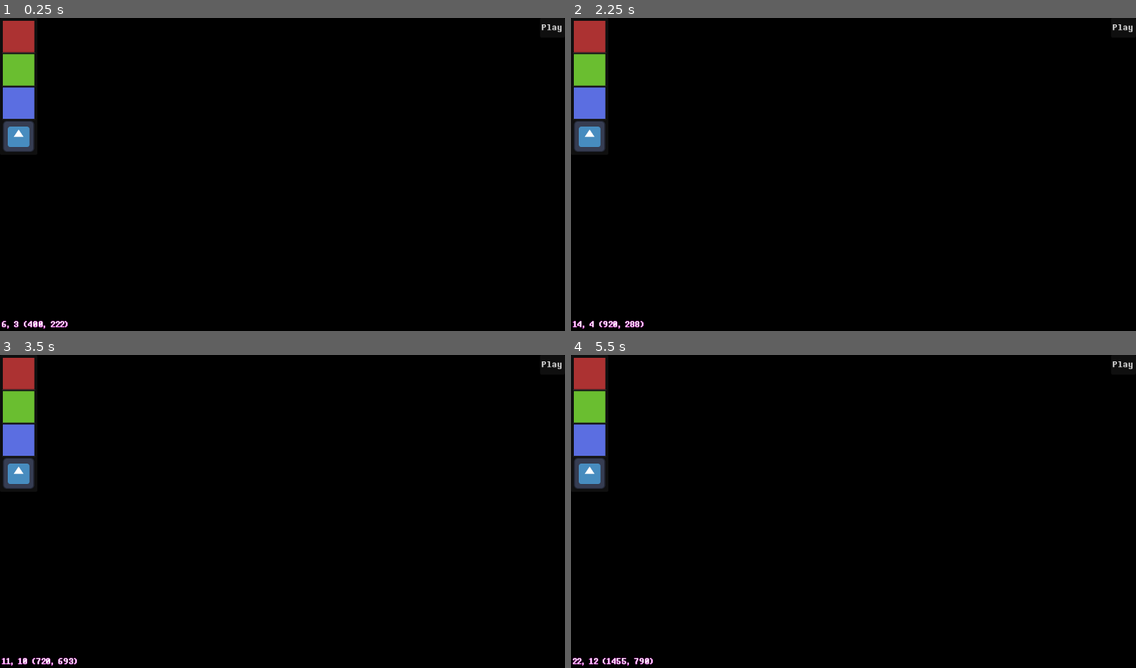
Above: before the commit, frames 1-4 (two rows, left to right).
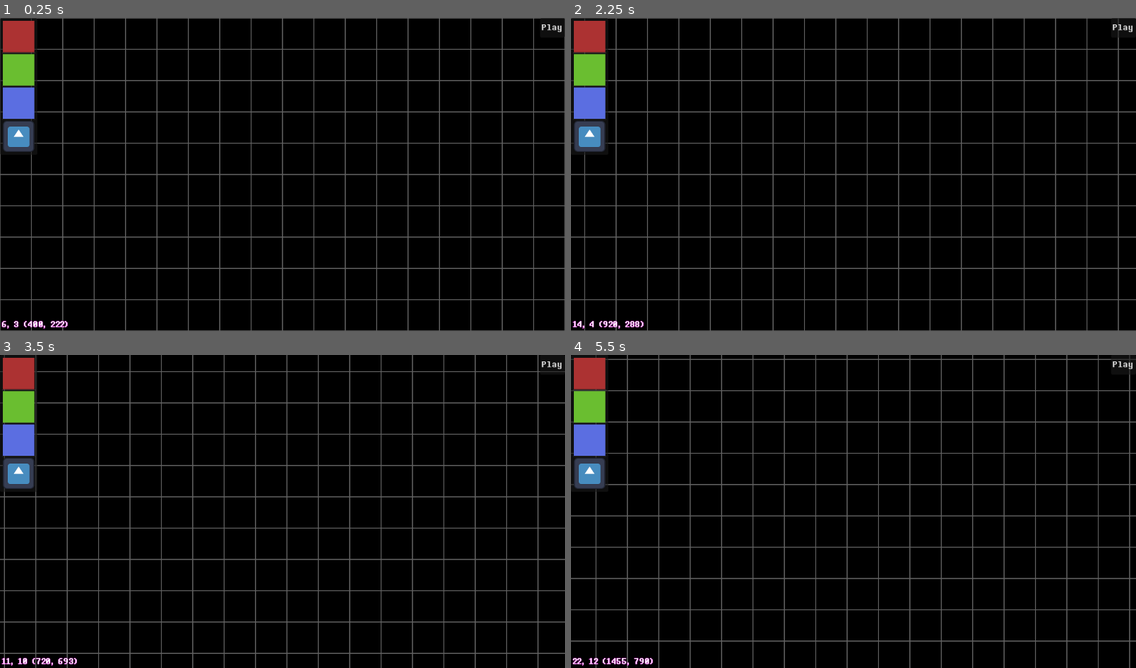
Above: after the commit, the same moments.

Repository: LunarTides/nutdealer
Game: Godot game, scene res://scenes/ui/creator/creator_dark_world_ui.tscn
Two runs of this game, one before a commit and one after it. Both use one fixed random seed, a clock stepped at 60 frames per second and the inputs below. The engine's default icon, where the game draws it, is replaced by a stand-in: a white triangle on a blue panel in a dark square.
Inputs (mouse positions are in pixels of both pictures, inside the frame that each line leads up to):
- Up to frame 1 (0.25 s): no input
- Up to frame 2 (2.25 s): click "Play" at 0.5 s; click "Play" at 1.25 s; tap Enter at 2 s; move the mouse to (977, 158) at 2.02 s; hold D (editor_pan_right) from 2.03 s (still down); tap Z (interact) at 2.1 s; click (977, 158) at 2.17 s
- Up to frame 3 (3.5 s): move the mouse to (169, 527) at 2.77 s; release D (editor_pan_right) at 2.78 s; hold S (editor_pan_down) from 2.78 s (still down); tap Z (interact) at 2.85 s; click (169, 527) at 2.92 s
- Up to frame 4 (5.5 s): move the mouse to (910, 442) at 3.52 s; release S (editor_pan_down) at 3.53 s; hold D (editor_pan_right) 3.53-4.28 s; tap Z (interact) at 3.6, 4.35, 5.1 s; click (910, 442) at 3.67 s; move the mouse to (825, 574) at 4.27 s; hold Shift (editor_pan_speed_up) 4.28-5.03 s; click (825, 574) at 4.42 s; tap Space at 5 s; move the mouse to (1023, 558) at 5.02 s; hold A (editor_pan_left) from 5.03 s (still down); click (1023, 558) at 5.17 s

The runs differ from the first frame. In frame 1, 7.3% of the frame differs, in the area x 0-100%, y 0-100%; in frame 2, 7.3%; in frame 3, 7.2%; in frame 4, 7.7%.

Commit message:
Fix grid hint not showing after background change

Diff:
--- a/assets/sprites/creator/tile.svg
+++ /dev/null
@@ -1,7 +0,0 @@
-<?xml version="1.0" encoding="UTF-8" ?>
-<svg version="1.1" width="64" height="64" xmlns="http://www.w3.org/2000/svg" shape-rendering="crispEdges">
-<rect x="0" y="0" width="64" height="1" fill="#000000" />
-<rect x="0" y="1" width="1" height="63" fill="#000000" />
-<rect x="63" y="1" width="1" height="63" fill="#000000" />
-<rect x="1" y="63" width="62" height="1" fill="#000000" />
-</svg>
--- a/assets/sprites/creator/tile_bg.svg
+++ /dev/null
@@ -1,203 +0,0 @@
-<?xml version="1.0" encoding="UTF-8" ?>
-<svg version="1.1" width="1152" height="640" xmlns="http://www.w3.org/2000/svg" shape-rendering="crispEdges">
-<rect x="0" y="0" width="1152" height="1" fill="#000000" />
-<rect x="0" y="1" width="1" height="639" fill="#000000" />
-<rect x="63" y="1" width="2" height="639" fill="#000000" />
-<rect x="127" y="1" width="2" height="639" fill="#000000" />
-<rect x="191" y="1" width="2" height="639" fill="#000000" />
-<rect x="255" y="1" width="2" height="639" fill="#000000" />
-<rect x="319" y="1" width="2" height="639" fill="#000000" />
-<rect x="383" y="1" width="2" height="639" fill="#000000" />
-<rect x="447" y="1" width="2" height="639" fill="#000000" />
-<rect x="511" y="1" width="2" height="639" fill="#000000" />
-<rect x="575" y="1" width="2" height="639" fill="#000000" />
-<rect x="639" y="1" width="2" height="639" fill="#000000" />
-<rect x="703" y="1" width="2" height="639" fill="#000000" />
-<rect x="767" y="1" width="2" height="639" fill="#000000" />
-<rect x="831" y="1" width="2" height="639" fill="#000000" />
-<rect x="895" y="1" width="2" height="639" fill="#000000" />
-<rect x="959" y="1" width="2" height="639" fill="#000000" />
-<rect x="1023" y="1" width="2" height="639" fill="#000000" />
-<rect x="1087" y="1" width="2" height="639" fill="#000000" />
-<rect x="1151" y="1" width="1" height="639" fill="#000000" />
-<rect x="1" y="63" width="62" height="2" fill="#000000" />
-<rect x="65" y="63" width="62" height="2" fill="#000000" />
-<rect x="129" y="63" width="62" height="2" fill="#000000" />
-<rect x="193" y="63" width="62" height="2" fill="#000000" />
-<rect x="257" y="63" width="62" height="2" fill="#000000" />
-<rect x="321" y="63" width="62" height="2" fill="#000000" />
-<rect x="385" y="63" width="62" height="2" fill="#000000" />
-<rect x="449" y="63" width="62" height="2" fill="#000000" />
-<rect x="513" y="63" width="62" height="2" fill="#000000" />
-<rect x="577" y="63" width="62" height="2" fill="#000000" />
-<rect x="641" y="63" width="62" height="2" fill="#000000" />
-<rect x="705" y="63" width="62" height="2" fill="#000000" />
-<rect x="769" y="63" width="62" height="2" fill="#000000" />
-<rect x="833" y="63" width="62" height="2" fill="#000000" />
-<rect x="897" y="63" width="62" height="2" fill="#000000" />
-<rect x="961" y="63" width="62" height="2" fill="#000000" />
-<rect x="1025" y="63" width="62" height="2" fill="#000000" />
-<rect x="1089" y="63" width="62" height="2" fill="#000000" />
-<rect x="1" y="127" width="62" height="2" fill="#000000" />
-<rect x="65" y="127" width="62" height="2" fill="#000000" />
-<rect x="129" y="127" width="62" height="2" fill="#000000" />
-<rect x="193" y="127" width="62" height="2" fill="#000000" />
-<rect x="257" y="127" width="62" height="2" fill="#000000" />
-<rect x="321" y="127" width="62" height="2" fill="#000000" />
-<rect x="385" y="127" width="62" height="2" fill="#000000" />
-<rect x="449" y="127" width="62" height="2" fill="#000000" />
-<rect x="513" y="127" width="62" height="2" fill="#000000" />
-<rect x="577" y="127" width="62" height="2" fill="#000000" />
-<rect x="641" y="127" width="62" height="2" fill="#000000" />
-<rect x="705" y="127" width="62" height="2" fill="#000000" />
-<rect x="769" y="127" width="62" height="2" fill="#000000" />
-<rect x="833" y="127" width="62" height="2" fill="#000000" />
-<rect x="897" y="127" width="62" height="2" fill="#000000" />
-<rect x="961" y="127" width="62" height="2" fill="#000000" />
-<rect x="1025" y="127" width="62" height="2" fill="#000000" />
-<rect x="1089" y="127" width="62" height="2" fill="#000000" />
-<rect x="1" y="191" width="62" height="2" fill="#000000" />
-<rect x="65" y="191" width="62" height="2" fill="#000000" />
-<rect x="129" y="191" width="62" height="2" fill="#000000" />
-<rect x="193" y="191" width="62" height="2" fill="#000000" />
-<rect x="257" y="191" width="62" height="2" fill="#000000" />
-<rect x="321" y="191" width="62" height="2" fill="#000000" />
-<rect x="385" y="191" width="62" height="2" fill="#000000" />
-<rect x="449" y="191" width="62" height="2" fill="#000000" />
-<rect x="513" y="191" width="62" height="2" fill="#000000" />
-<rect x="577" y="191" width="62" height="2" fill="#000000" />
-<rect x="641" y="191" width="62" height="2" fill="#000000" />
-<rect x="705" y="191" width="62" height="2" fill="#000000" />
-<rect x="769" y="191" width="62" height="2" fill="#000000" />
-<rect x="833" y="191" width="62" height="2" fill="#000000" />
-<rect x="897" y="191" width="62" height="2" fill="#000000" />
-<rect x="961" y="191" width="62" height="2" fill="#000000" />
-<rect x="1025" y="191" width="62" height="2" fill="#000000" />
-<rect x="1089" y="191" width="62" height="2" fill="#000000" />
-<rect x="1" y="255" width="62" height="2" fill="#000000" />
-<rect x="65" y="255" width="62" height="2" fill="#000000" />
-<rect x="129" y="255" width="62" height="2" fill="#000000" />
-<rect x="193" y="255" width="62" height="2" fill="#000000" />
-<rect x="257" y="255" width="62" height="2" fill="#000000" />
-<rect x="321" y="255" width="62" height="2" fill="#000000" />
-<rect x="385" y="255" width="62" height="2" fill="#000000" />
-<rect x="449" y="255" width="62" height="2" fill="#000000" />
-<rect x="513" y="255" width="62" height="2" fill="#000000" />
-<rect x="577" y="255" width="62" height="2" fill="#000000" />
-<rect x="641" y="255" width="62" height="2" fill="#000000" />
-<rect x="705" y="255" width="62" height="2" fill="#000000" />
-<rect x="769" y="255" width="62" height="2" fill="#000000" />
-<rect x="833" y="255" width="62" height="2" fill="#000000" />
-<rect x="897" y="255" width="62" height="2" fill="#000000" />
-<rect x="961" y="255" width="62" height="2" fill="#000000" />
-<rect x="1025" y="255" width="62" height="2" fill="#000000" />
-<rect x="1089" y="255" width="62" height="2" fill="#000000" />
-<rect x="1" y="319" width="62" height="2" fill="#000000" />
-<rect x="65" y="319" width="62" height="2" fill="#000000" />
-<rect x="129" y="319" width="62" height="2" fill="#000000" />
-<rect x="193" y="319" width="62" height="2" fill="#000000" />
-<rect x="257" y="319" width="62" height="2" fill="#000000" />
-<rect x="321" y="319" width="62" height="2" fill="#000000" />
-<rect x="385" y="319" width="62" height="2" fill="#000000" />
-<rect x="449" y="319" width="62" height="2" fill="#000000" />
-<rect x="513" y="319" width="62" height="2" fill="#000000" />
-<rect x="577" y="319" width="62" height="2" fill="#000000" />
-<rect x="641" y="319" width="62" height="2" fill="#000000" />
-<rect x="705" y="319" width="62" height="2" fill="#000000" />
-<rect x="769" y="319" width="62" height="2" fill="#000000" />
-<rect x="833" y="319" width="62" height="2" fill="#000000" />
-<rect x="897" y="319" width="62" height="2" fill="#000000" />
-<rect x="961" y="319" width="62" height="2" fill="#000000" />
-<rect x="1025" y="319" width="62" height="2" fill="#000000" />
-<rect x="1089" y="319" width="62" height="2" fill="#000000" />
-<rect x="1" y="383" width="62" height="2" fill="#000000" />
-<rect x="65" y="383" width="62" height="2" fill="#000000" />
-<rect x="129" y="383" width="62" height="2" fill="#000000" />
-<rect x="193" y="383" width="62" height="2" fill="#000000" />
-<rect x="257" y="383" width="62" height="2" fill="#000000" />
-<rect x="321" y="383" width="62" height="2" fill="#000000" />
-<rect x="385" y="383" width="62" height="2" fill="#000000" />
-<rect x="449" y="383" width="62" height="2" fill="#000000" />
-<rect x="513" y="383" width="62" height="2" fill="#000000" />
-<rect x="577" y="383" width="62" height="2" fill="#000000" />
-<rect x="641" y="383" width="62" height="2" fill="#000000" />
-<rect x="705" y="383" width="62" height="2" fill="#000000" />
-<rect x="769" y="383" width="62" height="2" fill="#000000" />
-<rect x="833" y="383" width="62" height="2" fill="#000000" />
-<rect x="897" y="383" width="62" height="2" fill="#000000" />
-<rect x="961" y="383" width="62" height="2" fill="#000000" />
-<rect x="1025" y="383" width="62" height="2" fill="#000000" />
-<rect x="1089" y="383" width="62" height="2" fill="#000000" />
-<rect x="1" y="447" width="62" height="2" fill="#000000" />
-<rect x="65" y="447" width="62" height="2" fill="#000000" />
-<rect x="129" y="447" width="62" height="2" fill="#000000" />
-<rect x="193" y="447" width="62" height="2" fill="#000000" />
-<rect x="257" y="447" width="62" height="2" fill="#000000" />
-<rect x="321" y="447" width="62" height="2" fill="#000000" />
-<rect x="385" y="447" width="62" height="2" fill="#000000" />
-<rect x="449" y="447" width="62" height="2" fill="#000000" />
-<rect x="513" y="447" width="62" height="2" fill="#000000" />
-<rect x="577" y="447" width="62" height="2" fill="#000000" />
-<rect x="641" y="447" width="62" height="2" fill="#000000" />
-<rect x="705" y="447" width="62" height="2" fill="#000000" />
-<rect x="769" y="447" width="62" height="2" fill="#000000" />
-<rect x="833" y="447" width="62" height="2" fill="#000000" />
-<rect x="897" y="447" width="62" height="2" fill="#000000" />
-<rect x="961" y="447" width="62" height="2" fill="#000000" />
-<rect x="1025" y="447" width="62" height="2" fill="#000000" />
-<rect x="1089" y="447" width="62" height="2" fill="#000000" />
-<rect x="1" y="511" width="62" height="2" fill="#000000" />
-<rect x="65" y="511" width="62" height="2" fill="#000000" />
-<rect x="129" y="511" width="62" height="2" fill="#000000" />
-<rect x="193" y="511" width="62" height="2" fill="#000000" />
-<rect x="257" y="511" width="62" height="2" fill="#000000" />
-<rect x="321" y="511" width="62" height="2" fill="#000000" />
-<rect x="385" y="511" width="62" height="2" fill="#000000" />
-<rect x="449" y="511" width="62" height="2" fill="#000000" />
-<rect x="513" y="511" width="62" height="2" fill="#000000" />
-<rect x="577" y="511" width="62" height="2" fill="#000000" />
-<rect x="641" y="511" width="62" height="2" fill="#000000" />
-<rect x="705" y="511" width="62" height="2" fill="#000000" />
-<rect x="769" y="511" width="62" height="2" fill="#000000" />
-<rect x="833" y="511" width="62" height="2" fill="#000000" />
-<rect x="897" y="511" width="62" height="2" fill="#000000" />
-<rect x="961" y="511" width="62" height="2" fill="#000000" />
-<rect x="1025" y="511" width="62" height="2" fill="#000000" />
-<rect x="1089" y="511" width="62" height="2" fill="#000000" />
-<rect x="1" y="575" width="62" height="2" fill="#000000" />
-<rect x="65" y="575" width="62" height="2" fill="#000000" />
-<rect x="129" y="575" width="62" height="2" fill="#000000" />
-<rect x="193" y="575" width="62" height="2" fill="#000000" />
-<rect x="257" y="575" width="62" height="2" fill="#000000" />
-<rect x="321" y="575" width="62" height="2" fill="#000000" />
-<rect x="385" y="575" width="62" height="2" fill="#000000" />
-<rect x="449" y="575" width="62" height="2" fill="#000000" />
-<rect x="513" y="575" width="62" height="2" fill="#000000" />
-<rect x="577" y="575" width="62" height="2" fill="#000000" />
-<rect x="641" y="575" width="62" height="2" fill="#000000" />
-<rect x="705" y="575" width="62" height="2" fill="#000000" />
-<rect x="769" y="575" width="62" height="2" fill="#000000" />
-<rect x="833" y="575" width="62" height="2" fill="#000000" />
-<rect x="897" y="575" width="62" height="2" fill="#000000" />
-<rect x="961" y="575" width="62" height="2" fill="#000000" />
-<rect x="1025" y="575" width="62" height="2" fill="#000000" />
-<rect x="1089" y="575" width="62" height="2" fill="#000000" />
-<rect x="1" y="639" width="62" height="1" fill="#000000" />
-<rect x="65" y="639" width="62" height="1" fill="#000000" />
-<rect x="129" y="639" width="62" height="1" fill="#000000" />
-<rect x="193" y="639" width="62" height="1" fill="#000000" />
-<rect x="257" y="639" width="62" height="1" fill="#000000" />
-<rect x="321" y="639" width="62" height="1" fill="#000000" />
-<rect x="385" y="639" width="62" height="1" fill="#000000" />
-<rect x="449" y="639" width="62" height="1" fill="#000000" />
-<rect x="513" y="639" width="62" height="1" fill="#000000" />
-<rect x="577" y="639" width="62" height="1" fill="#000000" />
-<rect x="641" y="639" width="62" height="1" fill="#000000" />
-<rect x="705" y="639" width="62" height="1" fill="#000000" />
-<rect x="769" y="639" width="62" height="1" fill="#000000" />
-<rect x="833" y="639" width="62" height="1" fill="#000000" />
-<rect x="897" y="639" width="62" height="1" fill="#000000" />
-<rect x="961" y="639" width="62" height="1" fill="#000000" />
-<rect x="1025" y="639" width="62" height="1" fill="#000000" />
-<rect x="1089" y="639" width="62" height="1" fill="#000000" />
-</svg>
--- a/scenes/ui/creator/creator_dark_world_ui.tscn
+++ b/scenes/ui/creator/creator_dark_world_ui.tscn
@@ -6,7 +6,7 @@
 [ext_resource type="Texture2D" uid="uid://culcverx8jh66" path="res://icon.svg" id="1_nsoud"]
 [ext_resource type="Texture2D" uid="uid://digocqmvp7vby" path="res://assets/sprites/tiles/debug/green.svg" id="2_6x1od"]
 [ext_resource type="Script" uid="uid://er1ha2crggqq" path="res://scenes/ui/creator/room_outlines.gd" id="2_847bk"]
-[ext_resource type="Texture2D" uid="uid://c7y1s1plgtrt7" path="res://assets/sprites/creator/tile_bg.svg" id="3_wvgay"]
+[ext_resource type="Texture2D" uid="uid://dpct3ph6ypibi" path="res://assets/sprites/creator/grid_bg.png" id="3_847bk"]
 [ext_resource type="Texture2D" uid="uid://hu0vqmm4yvt3" path="res://assets/sprites/tiles/debug/blue.svg" id="3_x6nf5"]
 [ext_resource type="Script" uid="uid://d14l50tq07wm3" path="res://scenes/ui/creator/actions.gd" id="8_x6nf5"]
 
@@ -30,13 +30,13 @@
 script = ExtResource("2_847bk")
 
 [node name="GridHint" type="TextureRect" parent="." unique_id=736885869]
-modulate = Color(1, 1, 1, 0.25882354)
+modulate = Color(0.38000557, 0.3800056, 0.38000554, 1)
 z_index = -10
 layout_mode = 0
 offset_right = 1152.0
 offset_bottom = 640.0
 mouse_filter = 2
-texture = ExtResource("3_wvgay")
+texture = ExtResource("3_847bk")
 stretch_mode = 1
 
 [node name="CanvasLayer" type="CanvasLayer" parent="." unique_id=1833017583]
--- a/scenes/ui/creator/room_outlines.gd
+++ b/scenes/ui/creator/room_outlines.gd
@@ -30,7 +30,26 @@
 
 # Called every frame. 'delta' is the elapsed time since the previous frame.
 func _process(delta: float) -> void:
-	pass
+	# Handle hovering.
+	if Creator.mode != Creator.Mode.None:
+		# We're in some kind of mode. Remove hovering state.
+		if hovering != -1:
+			hovering = -1
+		return
+
+	var mouse_pos: Vector2 = Global.mouse_position
+
+	# Don't hover if the mouse is on a tile.
+	var mouse_coords: Vector2i = Global.position_to_coords(mouse_pos)
+	var is_on_tile: bool = Game.tiles.is_tile_on(mouse_coords)
+	if is_on_tile:
+		if hovering != -1:
+			hovering = -1
+		return
+
+	var room_index: int = Room.position_to_room_index(mouse_pos)
+	if hovering != room_index:
+		hovering = room_index
 
 func _unhandled_input(event: InputEvent) -> void:
 	if Creator.mode != Creator.Mode.None:
@@ -48,28 +67,6 @@
 			if event.button_index == MOUSE_BUTTON_LEFT and event.pressed:
 				handle_click()
 
-func _input(event: InputEvent) -> void:
-	if Creator.mode != Creator.Mode.None:
-		# We're in some kind of mode. Remove hovering state.
-		if hovering != -1:
-			hovering = -1
-		return
-
-	if event is InputEventMouseMotion:
-		var mouse_pos: Vector2 = Global.mouse_position
-
-		# Don't hover if the mouse is on a tile.
-		var mouse_coords: Vector2i = Global.position_to_coords(mouse_pos)
-		var is_on_tile: bool = Game.tiles.is_tile_on(mouse_coords)
-		if is_on_tile:
-			if hovering != -1:
-				hovering = -1
-			return
-
-		var room_index: int = Room.position_to_room_index(mouse_pos)
-		if hovering != room_index:
-			hovering = room_index
-
 func _draw() -> void:
 	for i: int in range(Room.bounds.size()):
 		var bound: Rect2i = Room.bounds[i]
@@ -77,7 +74,7 @@
 		var filled: bool = hovering == i
 		var width: int = -1 if filled else 3
 
-		draw_rect(Room.coords_to_position(bound), Color.SLATE_GRAY, filled, width, true)
+		draw_rect(Room.coords_to_position(bound), Color.SKY_BLUE, filled, width, true)
 
 func handle_click() -> void:
 	if is_instance_valid(actions):
Binary file added: assets/sprites/creator/grid_bg.png
Not shown, changed: assets/sprites/creator/grid_bg.png.import
Not shown, removed: assets/sprites/creator/tile.svg.import
